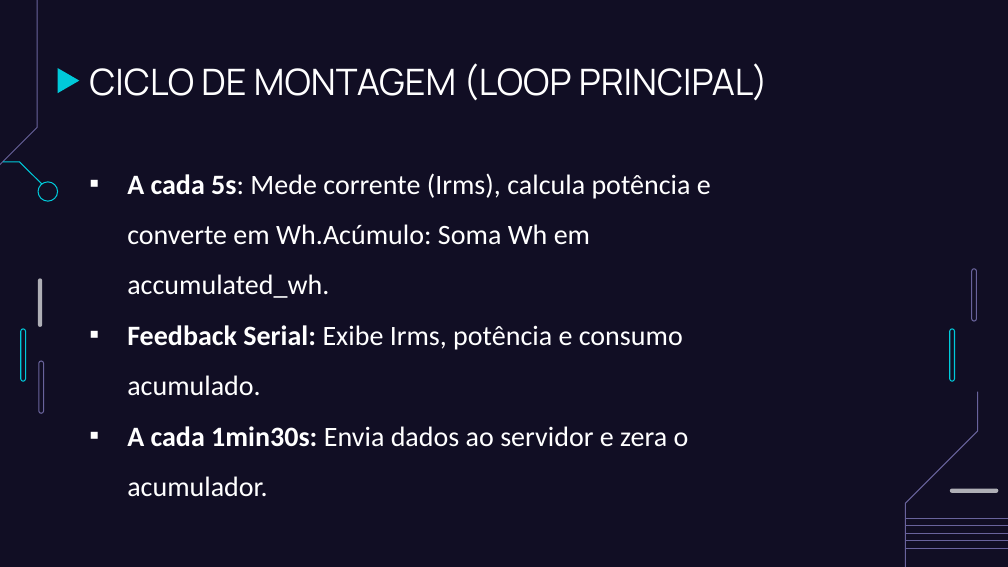
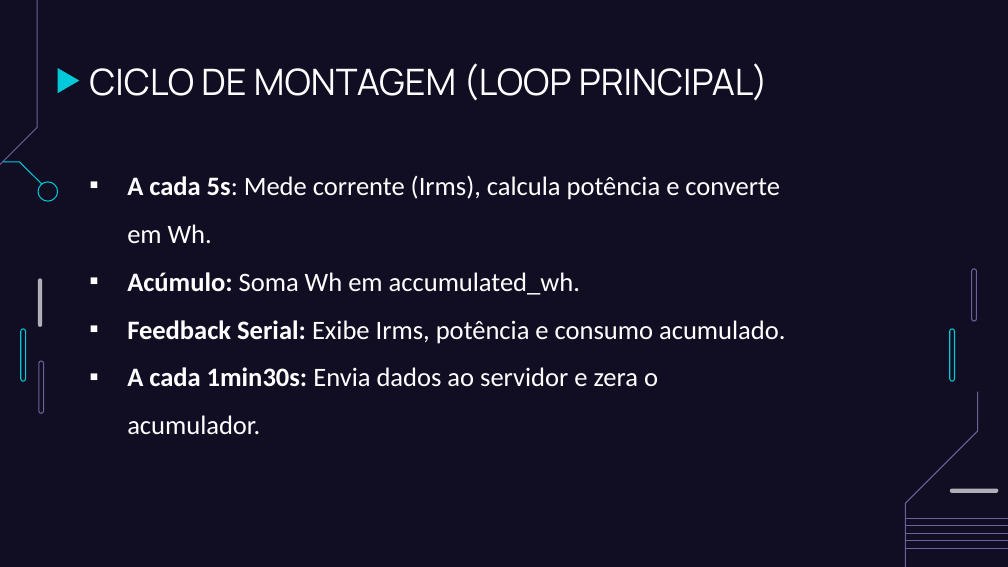
Before and after one commit to FatecFranca/DSM-G07-PI4-2025-2, a slide deck: slide 11 of monitor de energia eletrica.pptx (slide 10 before the commit). Drawn at 1008x567 pixels with LibreOffice and Linux fonts; fonts in the diff are those of the drawing. Boxes give left, top, right and bottom in pixels: in the first picture for what was removed or moved away, otherwise in the second. Text is boxed around its words. In the diff, an @@ line names an element or a change of style, - is before the commit and + after.

```diff
--- a/monitor de energia eletrica.pptx
+++ b/monitor de energia eletrica.pptx
@@ subtitle at [127,175,780,295]: text changed; size 20 to 19 pt @@
-▪ A cada 5s: Mede corrente (Irms), calcula potência e converte em Wh.Acúmulo: Soma Wh em accumulated_wh.
+▪ A cada 5s: Mede corrente (Irms), calcula potência e converte em Wh.
+▪ Acúmulo: Soma Wh em accumulated_wh.
@@ subtitle at [127,320,785,435]: size 20 to 19 pt in "Feedback Serial: Exibe Irms, potência e consumo ...", "A cada 1min30s: Envia dados ao servidor ..." @@
```
Also in this commit, not shown: 2 other slides changed, 1 slide added.
